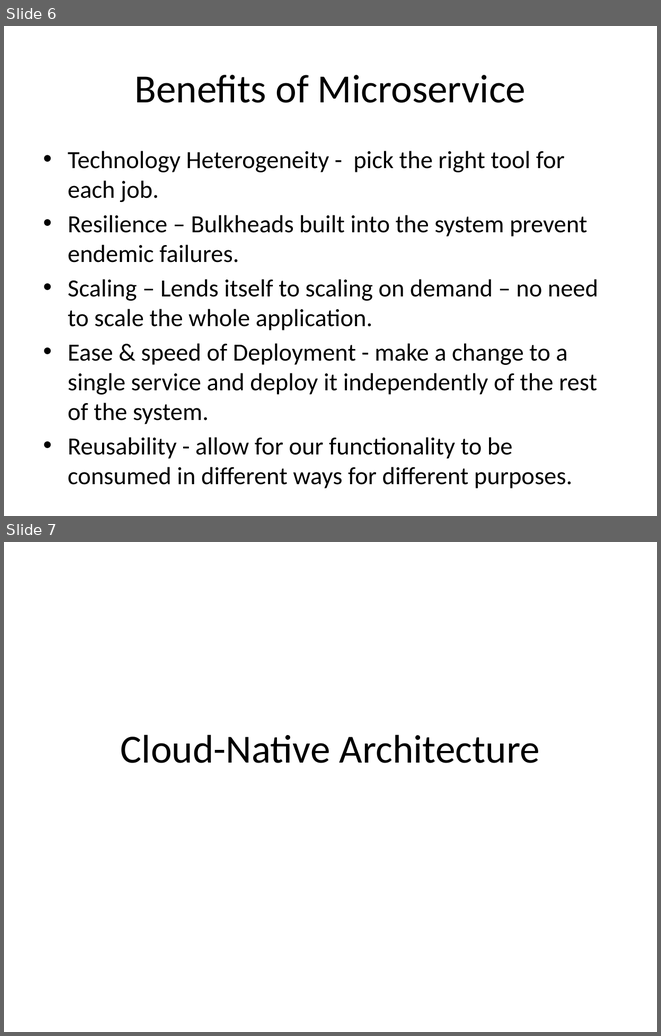
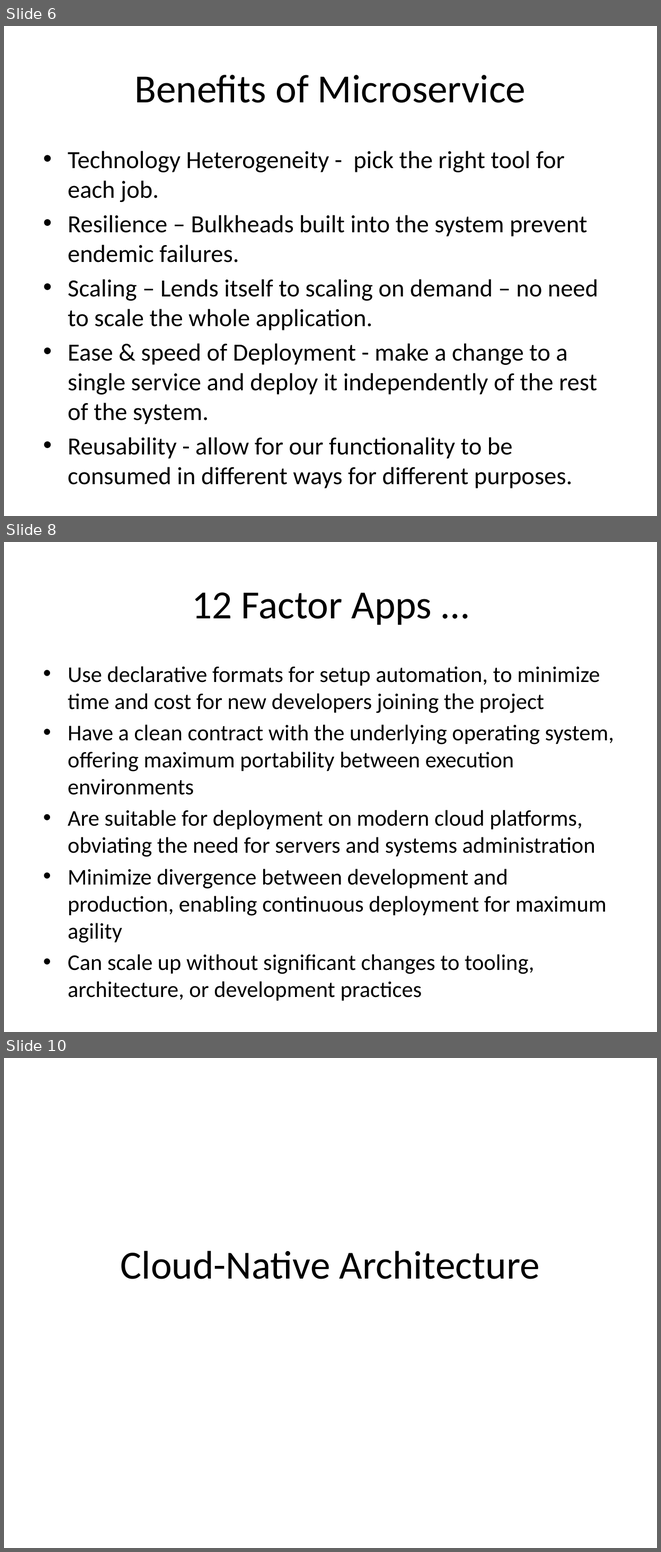
Before and after one commit to arpithparikh/ArchConf2015Collaboration, a slide deck: FannieMaeArchConfTakeaways.pptx. Shown one above the other, each under a label of ours: slides 6 and 7 before the commit, slides 6, 8 and 10 after it; the slides between them are not shown. The pictures are 661x1036 and 661x1552 pixels, drawn with LibreOffice and Linux fonts; fonts in the diff are those of the drawing. Boxes give left, top, right and bottom in pixels: in the first picture for what was removed or moved away, otherwise in the second. Text is boxed around its words. In the diff, an @@ line names an element or a change of style, - is before the commit and + after.

Commit message:
Added slides for 12 factor methodology, and included Matt Stine's (pdf) presentation from #archconf

```diff
--- a/FannieMaeArchConfTakeaways.pptx
+++ b/FannieMaeArchConfTakeaways.pptx
@@ slide 8 added at (x1=4, y1=542, x2=657, y2=1032), background #FFFFFF @@
@@ title added at (x1=192, y1=592, x2=432, y2=625), 44 pt, text #000000 @@
+12 Factor Apps …
@@ text added at (x1=68, y1=666, x2=614, y2=974), 24.8 pt, text #000000 @@
+• Use declarative formats for setup automation, to minimize time and cost for new developers joining the project
+• Have a clean contract with the underlying operating system, offering maximum portability between execution environments
+• Are suitable for deployment on modern cloud platforms, obviating the need for servers and systems administration
+• Minimize divergence between development and production, enabling continuous deployment for maximum agility
+• Can scale up without significant changes to tooling, architecture, or development practices
@@ what was slide 7 is now slide 10 @@
```
Also in this commit, not shown: 2 other slides added, 1 other file.
